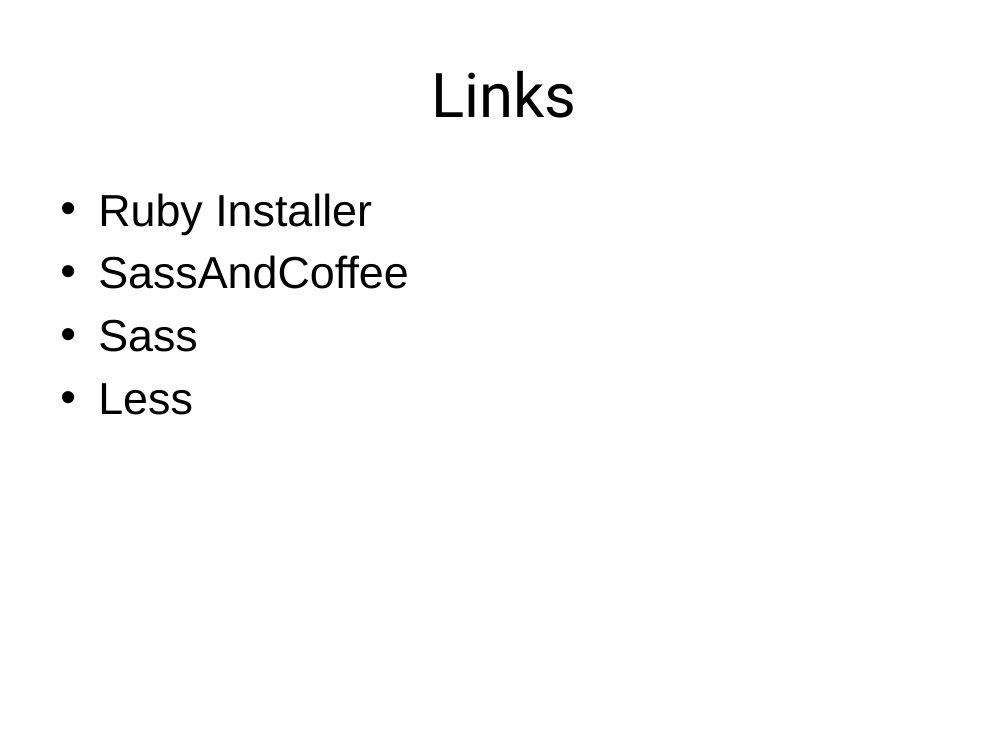
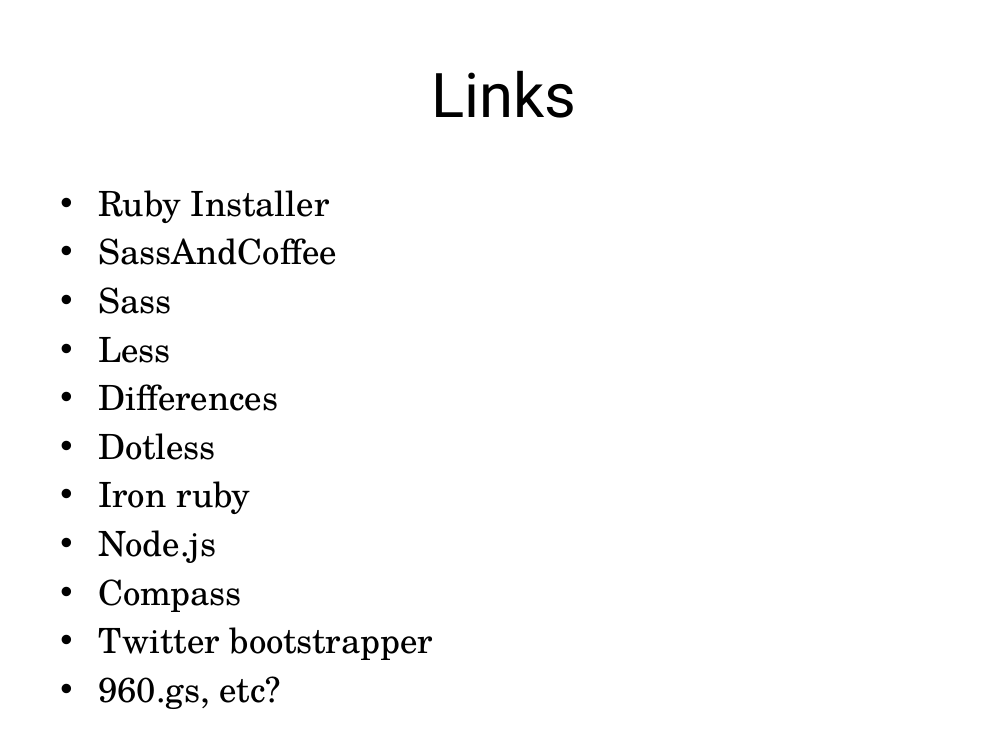
Before and after one commit to jacobladams/presentations, a slide deck: slide 46 of less-and-sass/Write LESS CSS and make it SASSier.pptx (slide 38 before the commit). Drawn at 1008x756 pixels with LibreOffice and Linux fonts; fonts in the diff are those of the drawing. Boxes give left, top, right and bottom in pixels: in the first picture for what was removed or moved away, otherwise in the second. Text is boxed around its words. In the diff, an @@ line names an element or a change of style, - is before the commit and + after.

```diff
--- a/less-and-sass/Write LESS CSS and make it SASSier.pptx
+++ b/less-and-sass/Write LESS CSS and make it SASSier.pptx
@@ text at (98, 190, 337, 363): size 32 to 24.8 pt, font Arial to TeX Gyre Schola in "Ruby Installer", "SassAndCoffee", "Sass", "Less"; less space between paragraphs @@
@@ text at (98, 384, 433, 709): paragraphs added @@
+• Differences
+• Dotless
+• Iron ruby
+• Node.js
+• Compass
+• Twitter bootstrapper
+• 960.gs, etc?
```
Also in this commit, not shown: 27 other slides changed, 13 slides added, 4 slides removed.
